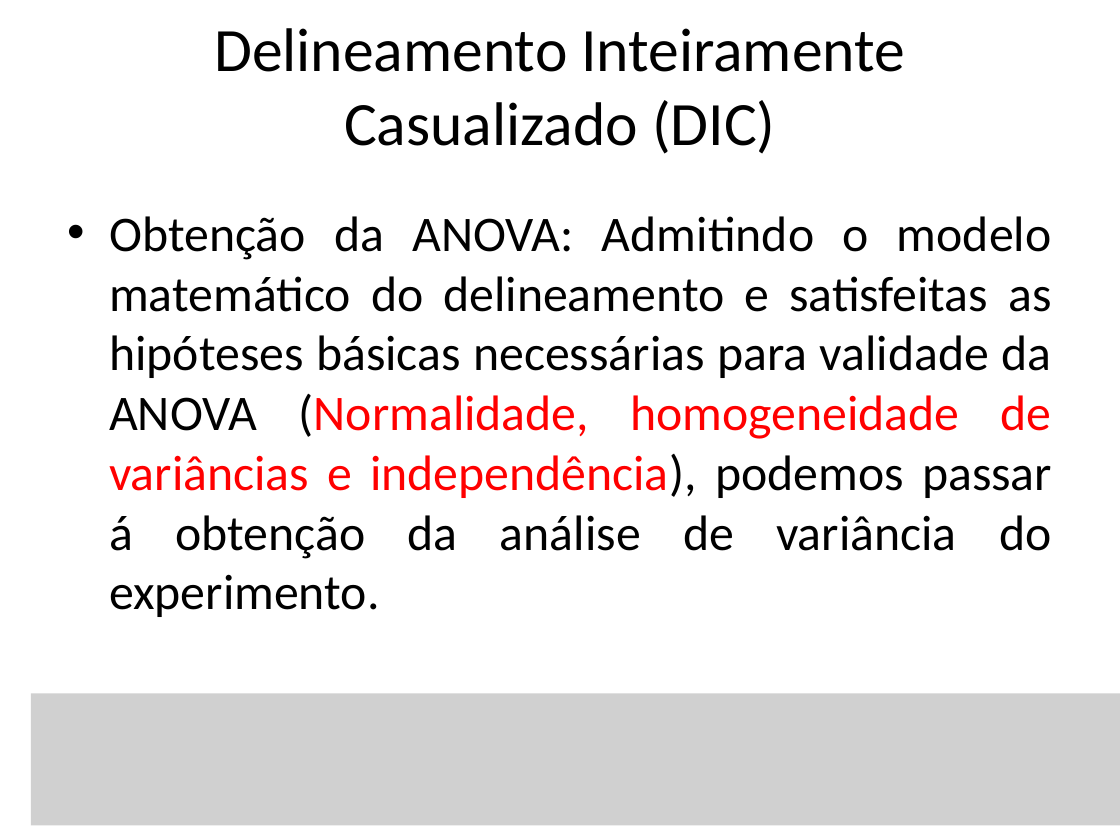
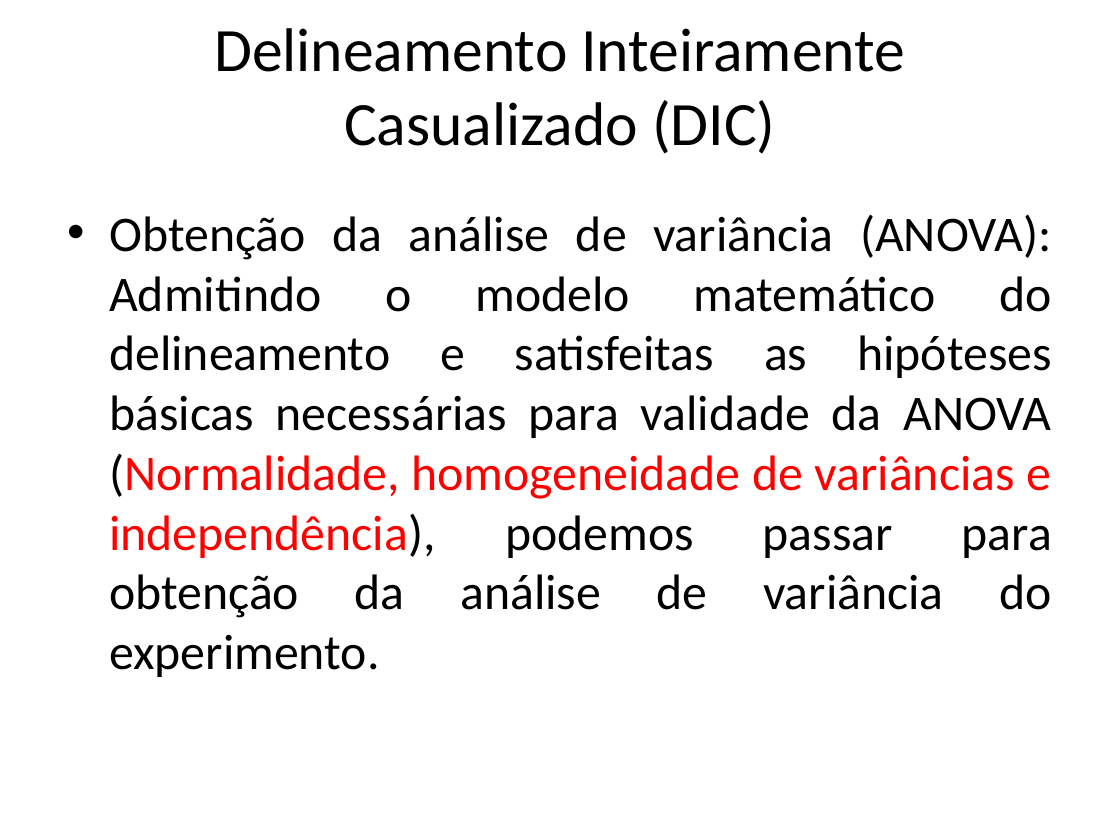
Before and after one commit to rickmangueira/aulas, a slide deck: slide 23 of DIC.pptx. Drawn at 1120x840 pixels with LibreOffice and Linux fonts; fonts in the diff are those of the drawing; grey boxes stand for pictures. Boxes give left, top, right and bottom in pixels: in the first picture for what was removed or moved away, otherwise in the second. Text is boxed around its words. In the diff, an @@ line names an element or a change of style, - is before the commit and + after.

```diff
--- a/DIC.pptx
+++ b/DIC.pptx
@@ text at (109, 215, 1052, 618): text changed @@
-• Obtenção da ANOVA: Admitindo o modelo matemático do delineamento e satisfeitas as hipóteses básicas necessárias para validade da ANOVA (Normalidade, homogeneidade de variâncias e independência), podemos passar á obtenção da análise de variância do experimento.
+• Obtenção da análise de variância (ANOVA): Admitindo o modelo matemático do delineamento e satisfeitas as hipóteses básicas necessárias para validade da ANOVA (Normalidade, homogeneidade de variâncias e independência), podemos passar para obtenção da análise de variância do experimento.
@@ picture removed at (31, 693, 1120, 825) @@
```
Also in this commit, not shown: 6 other slides changed, 1 other file.
